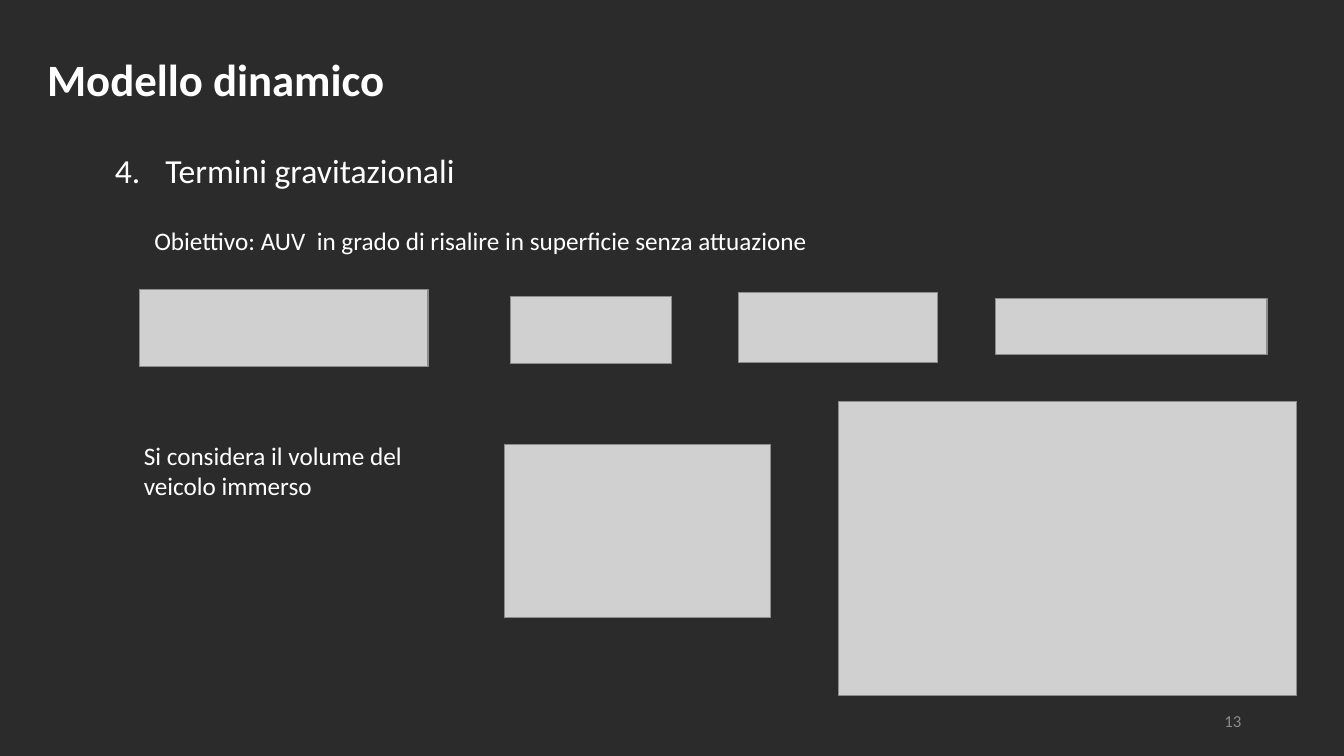
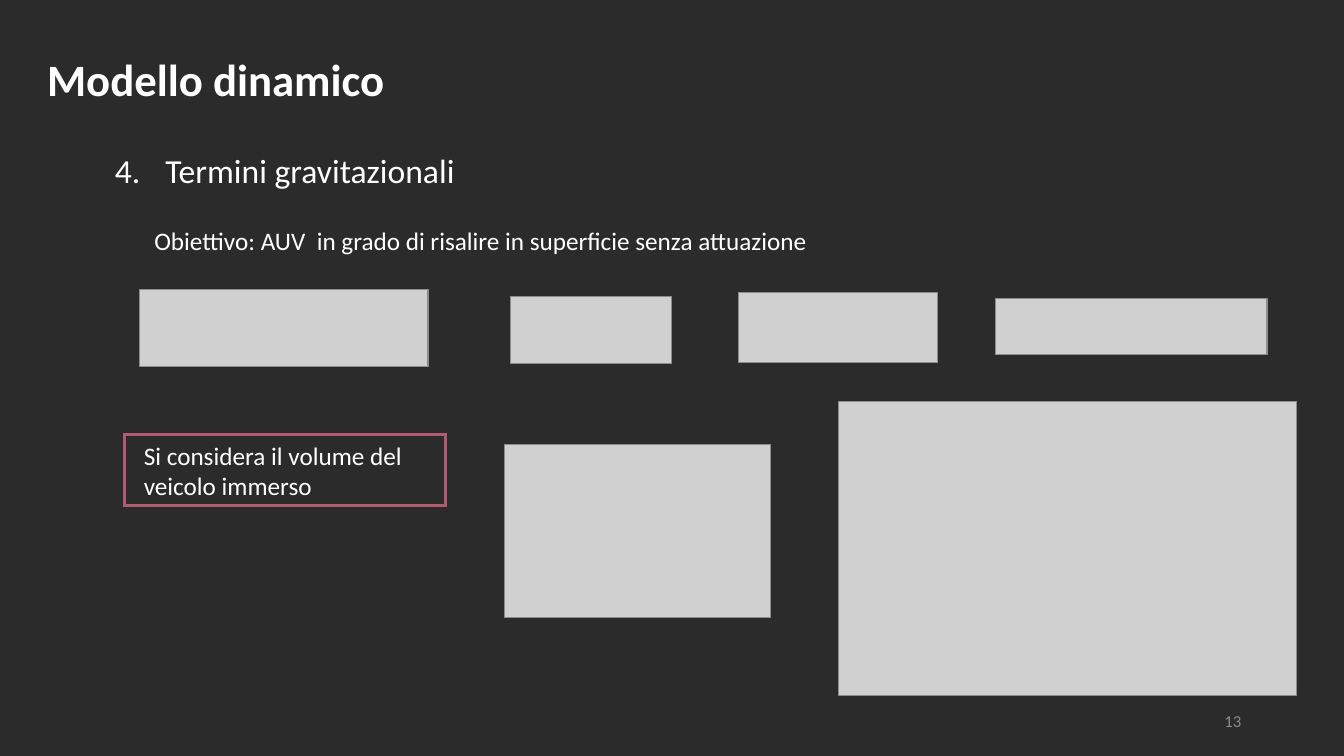
Before and after one commit to polifab/Subacquei_modello, a slide deck: slide 13 of presentazione.pptx. Drawn at 1344x756 pixels with LibreOffice and Linux fonts; fonts in the diff are those of the drawing; grey boxes stand for pictures; background and template pictures are left out; a plain dark background stands for a picture behind light text. Boxes give left, top, right and bottom in pixels: in the first picture for what was removed or moved away, otherwise in the second. Text is boxed around its words. In the diff, an @@ line names an element or a change of style, - is before the commit and + after.

```diff
--- a/presentazione.pptx
+++ b/presentazione.pptx
@@ rectangle added at (124, 435, 446, 506), outline #B25C70 2.25 pt @@
```
